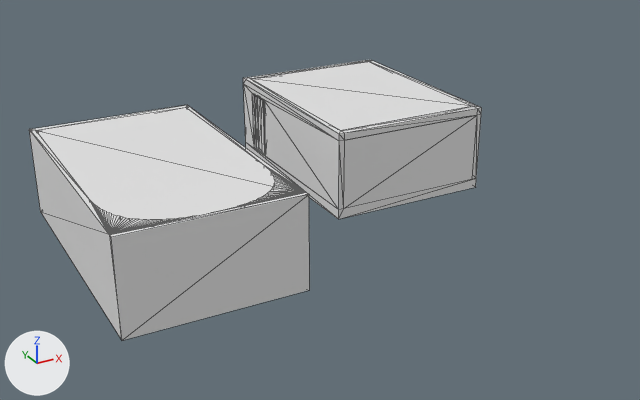
What one commit did to the FBX model model MJ.fbx.
Both versions are drawn from a camera (50 mm lens) standing at (-1391.0, -4793.0, 1216.0) and looking at (-68.0, -2387.0, 13.0). The lights are fixed; the arrows at lower left show +X, +Y and +Z. Mesh edges are drawn as thin lines. Where no turn or scale is listed for an object, it has been applied to the vertices.

Objects in the first picture: 'Casa Futuro', 'Casa Old', 'Roof', 'Roof Old', 'Vidro New'.
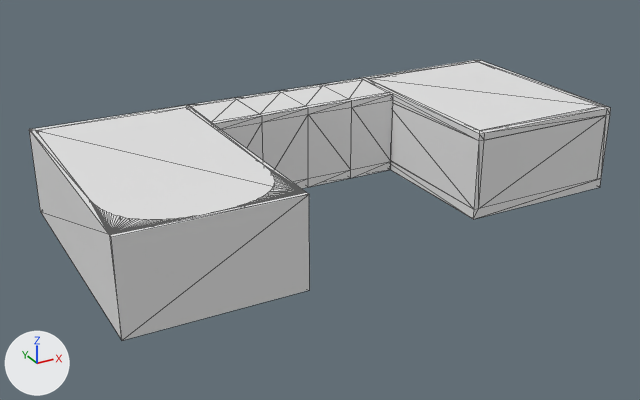
Boxes (x1, y1, x2, y2) around the edits, measured in the pictures (640 x 400 px):
```json
{"object": "Casa Futuro", "change": "moved", "before": [243, 60, 482, 219], "after": [360, 60, 611, 219]}
{"object": "Vidro New", "change": "moved", "before": [344, 115, 477, 208], "after": [479, 115, 606, 208]}
{"object": "Roof", "change": "moved", "before": [252, 62, 473, 131], "after": [369, 62, 601, 131]}
{"object": "Box001", "change": "added", "after": [188, 78, 393, 189]}
```

Scene script edits in JSON lines:
```json
{"op": "add", "block": "me_mesh_013", "code": ["me_mesh_013 = bpy.data.meshes.new('Mesh.013')", "me_mesh_013.from_pydata(...)  # 80 vertices, 160 faces; spans x -344.0..344.0, y -114.0..114.0, z 0.0..291.0"]}
{"op": "set", "path": "ob_casa_futuro.location", "old": "(204.0, -2163.0, 0.0)", "new": "(588.0, -2375.0, 0.0)"}
{"op": "set", "path": "ob_vidro_new.location", "old": "(204.0, -2163.0, 0.0)", "new": "(588.0, -2375.0, 0.0)"}
{"op": "set", "path": "ob_roof.location", "old": "(204.0, -2163.0, 0.0)", "new": "(588.0, -2375.0, 0.0)"}
{"op": "add", "block": "ob_box001", "code": ["ob_box001 = bpy.data.objects.new('Box001', me_mesh_013)", "ob_box001.location = (-34.0, -2128.0, 0.0)"]}
```
